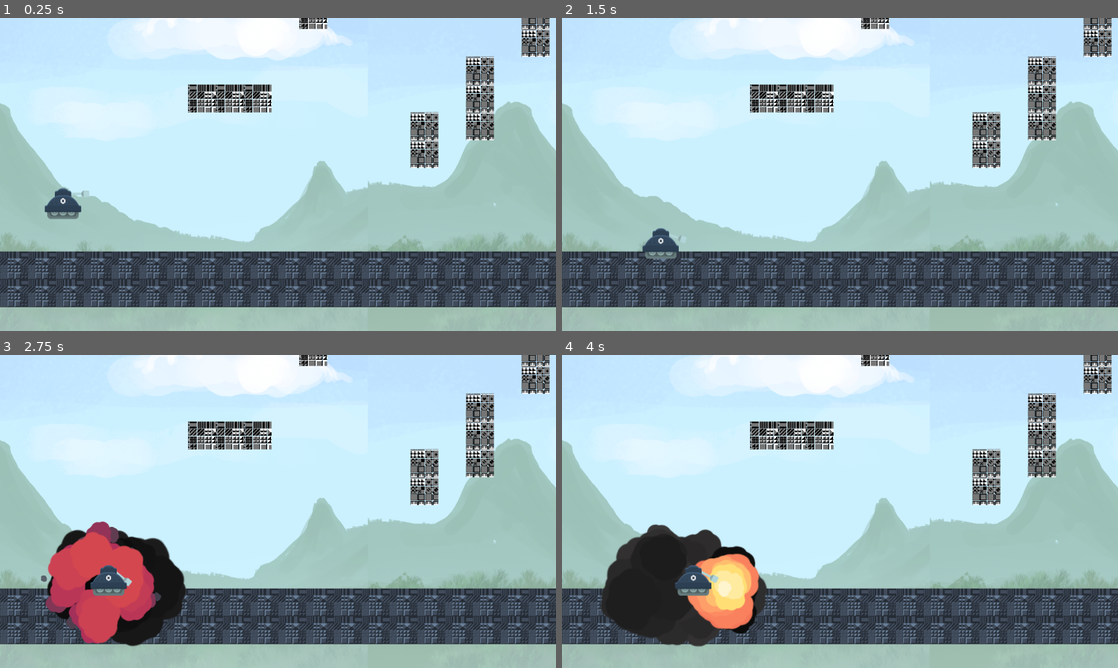
Above: before the commit, frames 1-4 (two rows, left to right).
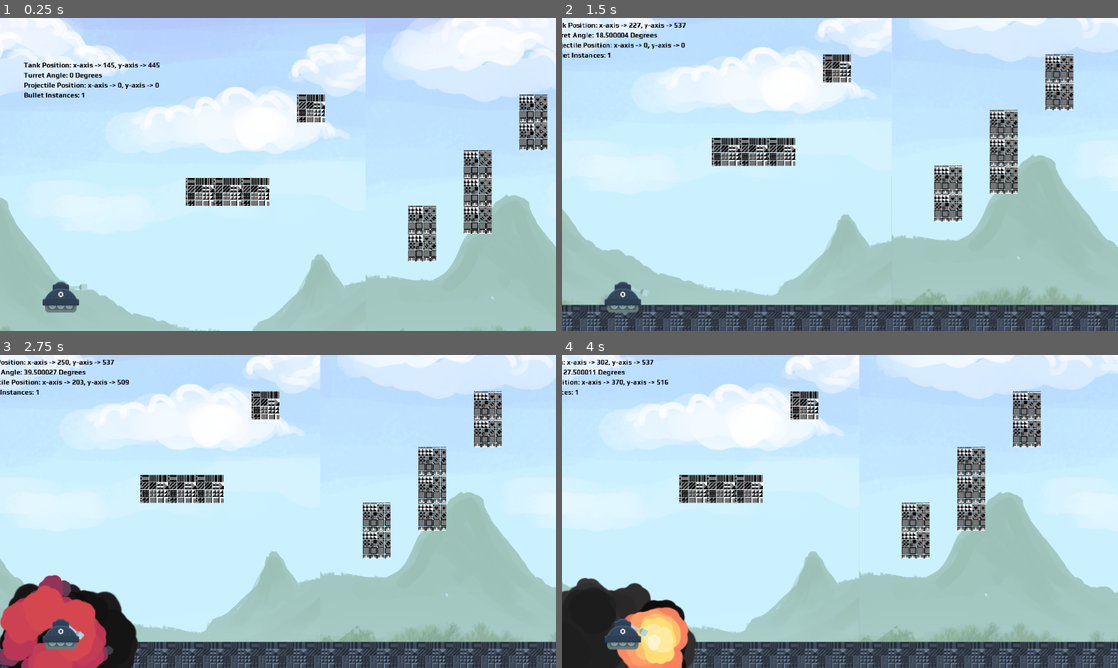
Above: after the commit, the same moments.

Repository: Cavan/TheGunShow
Game: Godot game, scene res://src/World/World.tscn
The game is run twice, just before and just after one commit, with the same random seed, the same clock (stepped at 60 frames per second) and the same inputs.
Inputs:
- Up to frame 1 (0.25 s): no input
- Up to frame 2 (1.5 s): hold Right (move_right) 0.53-1.28 s; hold Down (aim_barrel_down) 0.53-1.28 s; tap Up (aim_barrel_up) at 0.8, 1.35 s; hold Left (move_left) from 1.28 s (still down)
- Up to frame 3 (2.75 s): tap Space (shoot_cannon) at 1.55, 2.1 s; release Left (move_left) at 2.03 s; hold Right (move_right) from 2.03 s (still down); hold Down (aim_barrel_down) from 2.03 s (still down)
- Up to frame 4 (4 s): release Down (aim_barrel_down) at 2.78 s; tap Down (aim_barrel_down) at 2.85 s; tap Up (aim_barrel_up) at 3.05 s; release Right (move_right) at 3.53 s; hold Left (move_left) from 3.53 s (still down); hold Up (aim_barrel_up) from 3.53 s (still down); tap Space (shoot_cannon) at 3.8 s

The runs differ from the first frame. In frame 1, 63% of the frame differs, in the area x 0-100%, y 0-100%; in frame 2, 58%; in frame 3, 58%; in frame 4, 60%.

Commit message:
Turned off bullet camera

Diff:
--- a/src/Actors/Player.gd
+++ b/src/Actors/Player.gd
@@ -8,14 +8,17 @@
 var bullet_position_update: Vector2 = Vector2(0,0)
 
 onready var muzzle_barrel = $Muzzle
+onready var player_camera = $GameCamera2D/Camera2D
 
 signal update_debug_ui(new_position, new_angle, new_bullet_position, total_bullet_instances)
 signal reset_camera_position(player_position, player_offset)
 
 func _ready() -> void:
 	get_tree().get_nodes_in_group("BULLET_COUNTS").clear()
-	var bullet_node = Bullet.instance()
-	bullet_node.connect("tank_shell_collision", self, "reset_camera_position")
+	# Camera Settings Offset x -> 500, y -> -300
+	player_camera.make_current()
+	player_camera.offset = Vector2(500,-300)
+
 
 
 
@@ -29,6 +32,7 @@
 		aim_turret(-AIM_ANGLE_INCREMENT)
 	if Input.is_action_pressed("aim_barrel_down"):
 		aim_turret(AIM_ANGLE_INCREMENT)
+	player_camera.position = self.position
 
 
 	set_new_debug_data(position,
@@ -62,7 +66,8 @@
 	get_parent().add_child(b)
 	bullet_position_update = b.position
 	b.add_to_group("BULLET_COUNTS")
-	reset_players_camera(self.position, Vector2(500, -200))
+	# Turning off bullet follow for now not sure what I want to do with it.
+	#b.bullet_camera.make_current()
 
 
 
@@ -71,6 +76,7 @@
 func aim_turret(angleDeg: float) -> void:
 	muzzle_barrel.rotate(deg2rad(angleDeg))
 	$Muzzle/MuzzleFirePosition.rotation = muzzle_barrel.rotation
+	player_camera.make_current()
 
 func set_new_debug_data(new_position: Vector2,
 						new_angle: float,
@@ -86,5 +92,5 @@
 	emit_signal("reset_camera_position", player_position, player_offset)
 
 # Player camera settings
-### Offset x -> 500, y -> -200
+###
 ### Current -> true
--- a/src/Actors/Player.tscn
+++ b/src/Actors/Player.tscn
@@ -1,9 +1,10 @@
-[gd_scene load_steps=6 format=2]
+[gd_scene load_steps=7 format=2]
 
 [ext_resource path="res://assets/Actors/PNG/Default size/tanks_tankNavy_body3.png" type="Texture" id=1]
 [ext_resource path="res://src/Actors/Player.gd" type="Script" id=2]
 [ext_resource path="res://assets/Actors/PNG/Default size/tanks_tankTracks1.png" type="Texture" id=3]
 [ext_resource path="res://assets/Actors/PNG/Default size/tanks_turret2.png" type="Texture" id=4]
+[ext_resource path="res://src/World/GameCamera2D.tscn" type="PackedScene" id=5]
 
 [sub_resource type="RectangleShape2D" id=1]
 extents = Vector2( 29.5, 24 )
@@ -34,3 +35,5 @@
 [node name="CollisionShape2D" type="CollisionShape2D" parent="."]
 position = Vector2( -5.5, -24 )
 shape = SubResource( 1 )
+
+[node name="GameCamera2D" parent="." instance=ExtResource( 5 )]
--- a/src/Projectiles/Bullet.gd
+++ b/src/Projectiles/Bullet.gd
@@ -1,9 +1,8 @@
 extends Area2D
 
 const ShellExplosionEffect = preload("res://src/VFX/ShellExplosion.tscn")
-#onready var bullet_camera: Camera2D = $BulletCamera2D
-#onready var bullet_remote_transform: RemoteTransform2D = $RemoteTransform2D
 
+onready var bullet_camera = $GameCamera2D/Camera2D
 
 
 var velocity = Vector2(100, 0)
@@ -11,10 +10,14 @@
 signal update_bullet_instance_count(bullet_instance_count)
 signal tank_shell_collision(shell_instance_coordinates)
 
+func _ready() -> void:
+	bullet_camera.offset = Vector2(250, -100)
+
 func _process(delta: float) -> void:
 	velocity.y += gravity * delta
 	position += velocity * delta
 	rotation = velocity.angle()
+	bullet_camera.position = self.position
 
 
 func get_instance_count(resource_object: Resource) -> int:
--- a/src/Projectiles/Bullet.tscn
+++ b/src/Projectiles/Bullet.tscn
@@ -1,7 +1,8 @@
-[gd_scene load_steps=4 format=2]
+[gd_scene load_steps=5 format=2]
 
 [ext_resource path="res://assets/Actors/PNG/Default size/tank_bullet3.png" type="Texture" id=1]
 [ext_resource path="res://src/Projectiles/Bullet.gd" type="Script" id=2]
+[ext_resource path="res://src/World/GameCamera2D.tscn" type="PackedScene" id=3]
 
 [sub_resource type="CapsuleShape2D" id=1]
 
@@ -20,6 +21,8 @@
 
 [node name="VisibilityNotifier2D" type="VisibilityNotifier2D" parent="."]
 
+[node name="GameCamera2D" parent="." instance=ExtResource( 3 )]
+
 [connection signal="body_entered" from="." to="." method="_on_Bullet_body_entered"]
 [connection signal="body_exited" from="." to="." method="_on_Bullet_body_exited"]
 [connection signal="screen_exited" from="VisibilityNotifier2D" to="." method="_on_VisibilityNotifier2D_screen_exited"]
--- a/src/World/GameCamera2D.gd
+++ b/src/World/GameCamera2D.gd
@@ -4,9 +4,8 @@
 # Called when the node enters the scene tree for the first time.
 func _ready() -> void:
 	#"reset_camera_position", player_position, player_offset)
-	var check_connection = get_node("../Player").connect("reset_camera_position", self, "_on_update_player_camera")
-
-	print(check_connection)
+	#var check_connection = get_node("../Player").connect("reset_camera_position", self, "_on_update_player_camera")
+	pass
 
 
 
--- a/src/World/GameCamera2D.tscn
+++ b/src/World/GameCamera2D.tscn
@@ -5,7 +5,4 @@
 [node name="GameCamera2D" type="Node"]
 script = ExtResource( 1 )
 
-[node name="RemoteTransform2D" type="RemoteTransform2D" parent="."]
-remote_path = NodePath("../Camera2D")
-
 [node name="Camera2D" type="Camera2D" parent="."]
